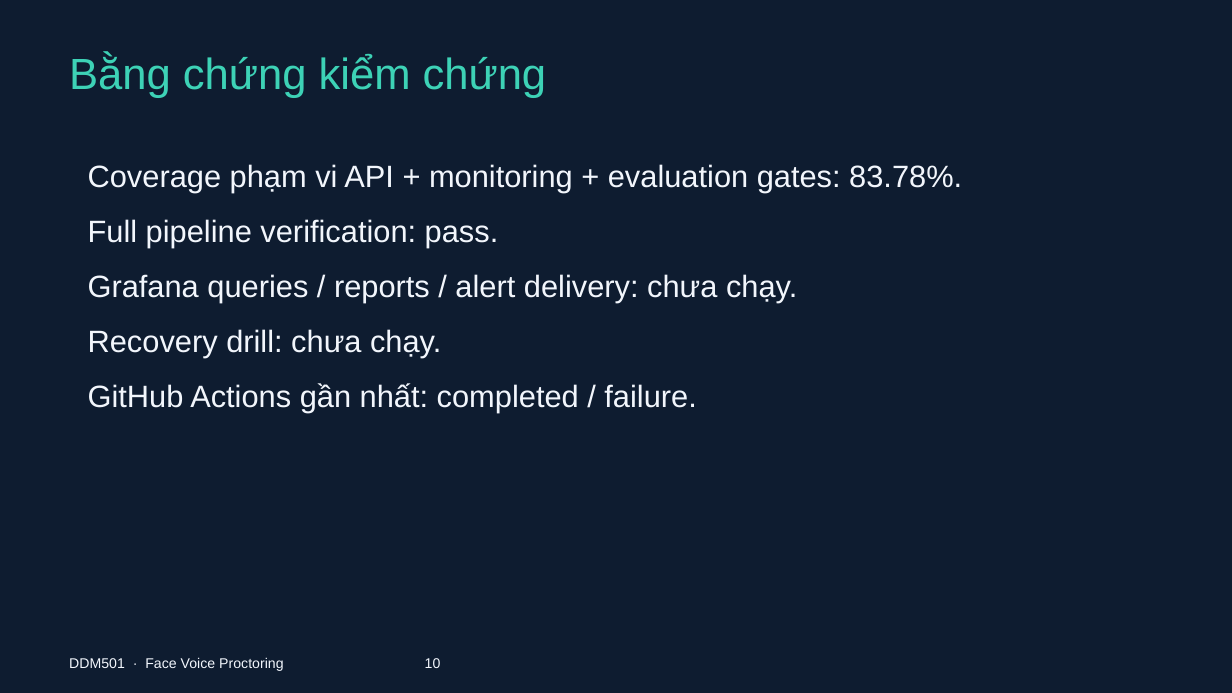
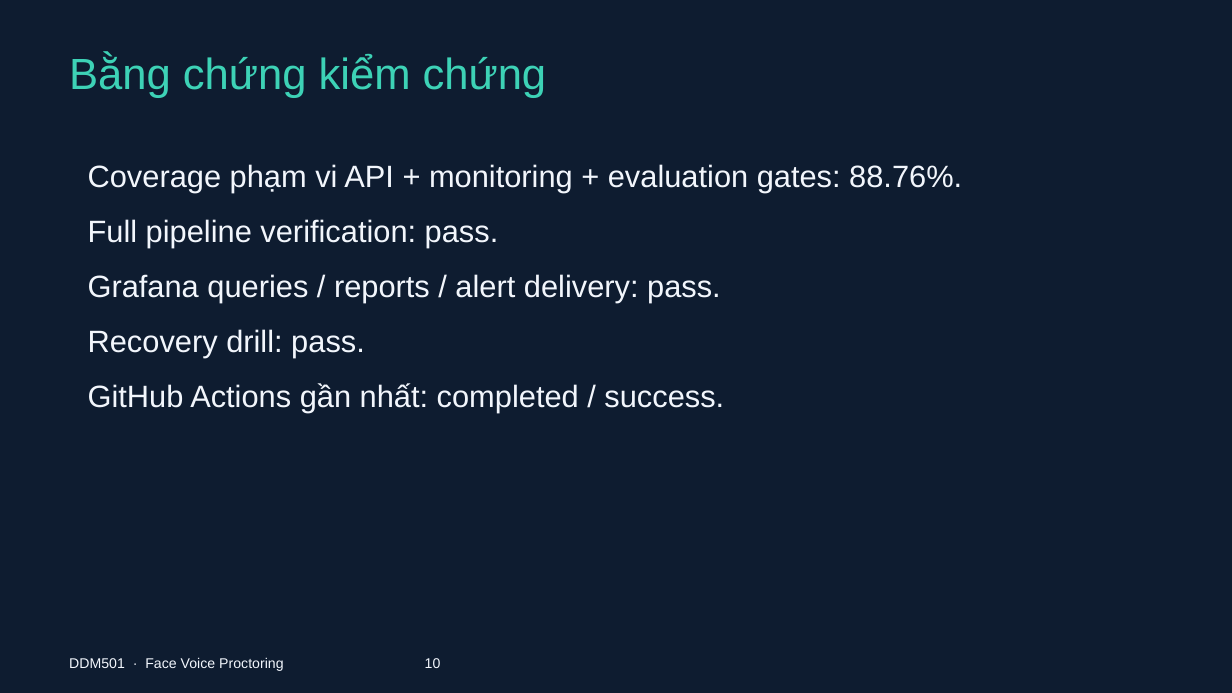
Before and after one commit to FSB-MSA36HN/DDM501-face-voice-proctoring, a slide deck: slide 10 of docs/DDM501_Face_Voice_Proctoring.pptx. Drawn at 1232x693 pixels with LibreOffice and Linux fonts; fonts in the diff are those of the drawing. Boxes give left, top, right and bottom in pixels: in the first picture for what was removed or moved away, otherwise in the second. Text is boxed around its words. In the diff, an @@ line names an element or a change of style, - is before the commit and + after.

Commit message:
Document verified Grafana centre, successful CI deployment and reserved holdout evidence

```diff
--- a/docs/DDM501_Face_Voice_Proctoring.pptx
+++ b/docs/DDM501_Face_Voice_Proctoring.pptx
@@ text at <box>88,164,962,193</box>: text changed @@
-Coverage phạm vi API + monitoring + evaluation gates: 83.78%.
+Coverage phạm vi API + monitoring + evaluation gates: 88.76%.
@@ text at <box>88,274,724,413</box>: text changed @@
-Grafana queries / reports / alert delivery: chưa chạy.
-Recovery drill: chưa chạy.
-GitHub Actions gần nhất: completed / failure.
+Grafana queries / reports / alert delivery: pass.
+Recovery drill: pass.
+GitHub Actions gần nhất: completed / success.
```
Also in this commit, not shown: 1 other slide changed, 8 other files.
